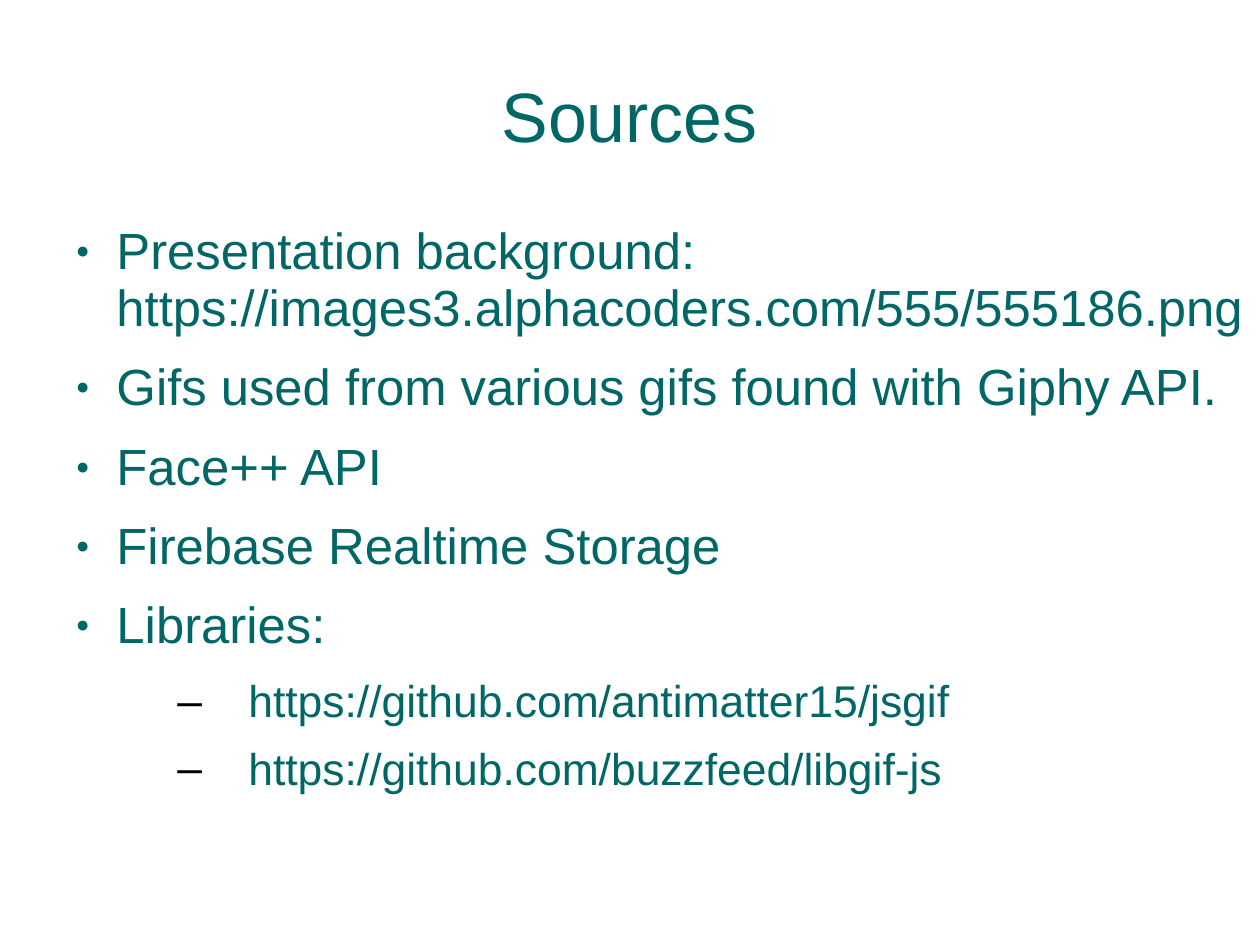
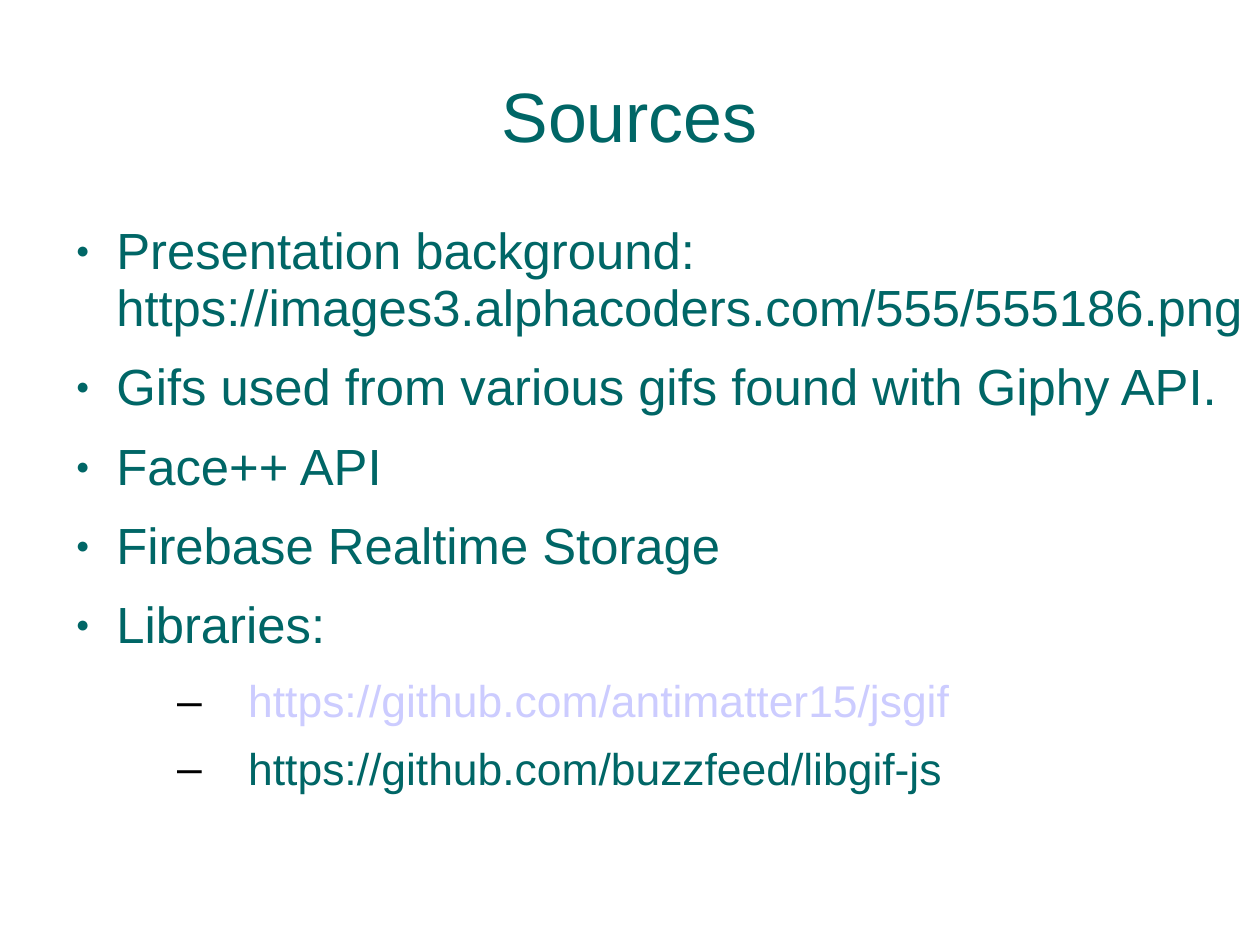
Before and after one commit to abruestle/ShiftShare, a slide deck: slide 9 of presentation/ShiftSharePresentation.ppt. Drawn at 1260x945 pixels with LibreOffice and Linux fonts; fonts in the diff are those of the drawing; background and template pictures are left out. Boxes give left, top, right and bottom in pixels: in the first picture for what was removed or moved away, otherwise in the second. Text is boxed around its words. In the diff, an @@ line names an element or a change of style, - is before the commit and + after.

```diff
--- a/presentation/ShiftSharePresentation.ppt
+++ b/presentation/ShiftSharePresentation.ppt
@@ text at <box>248,685,949,726</box>: text colour #006666 to #CCCCFF in "https://github.com/antimatter15/jsgif" @@
```
Also in this commit, not shown: 1 other slide changed, 1 other file.
